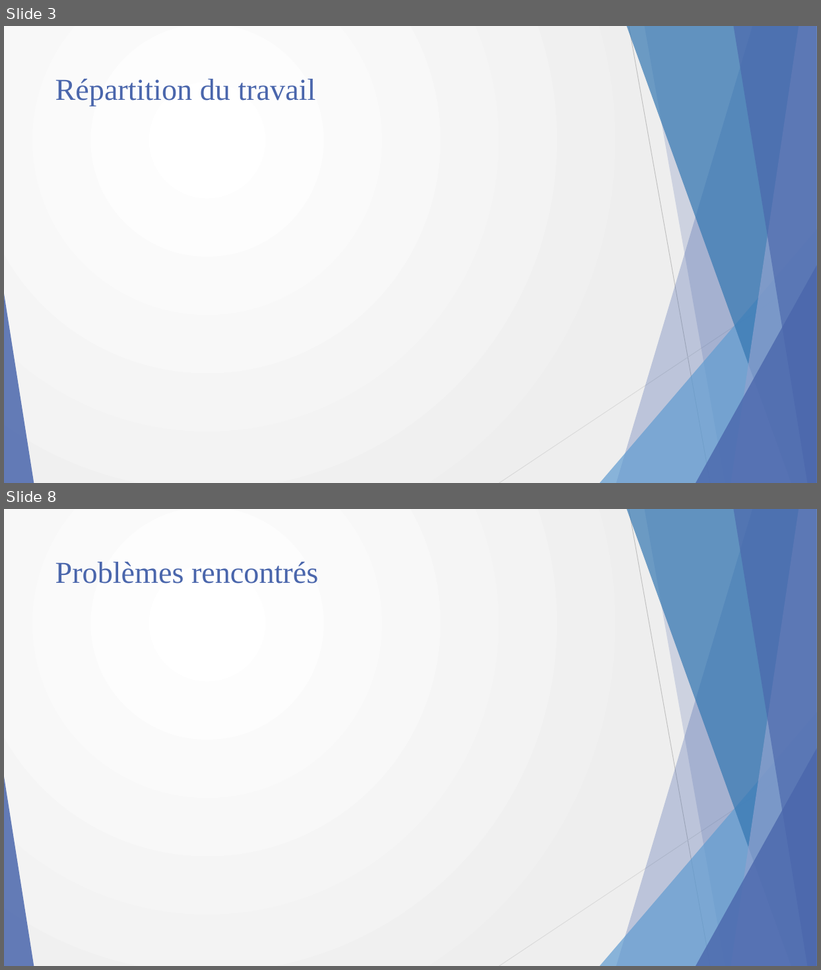
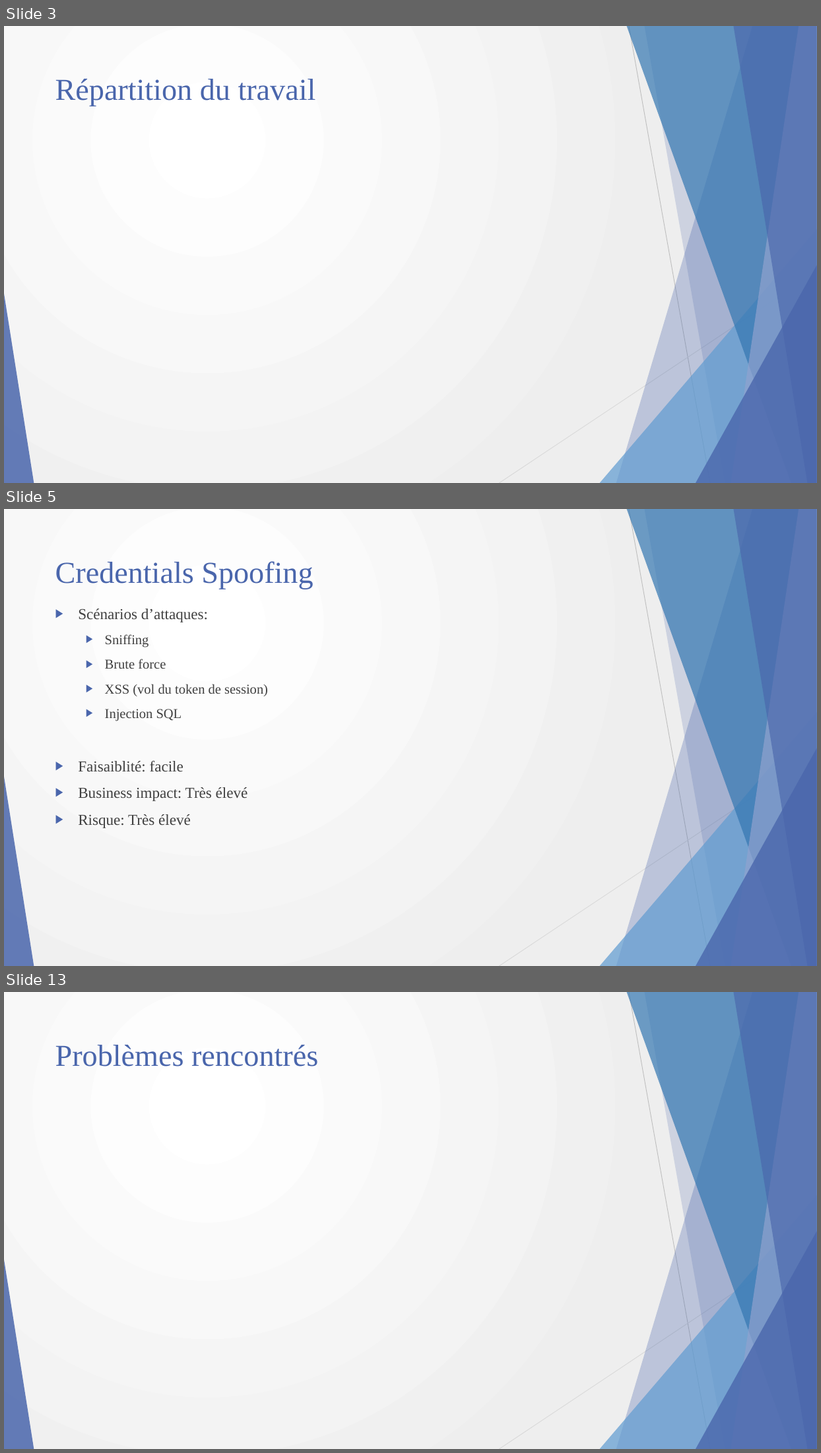
Before and after one commit to DDejviDD/STI-Project2, a slide deck: presentation.pptx. Shown one above the other, each under a label of ours: slides 3 and 8 before the commit, slides 3, 5 and 13 after it; the slides between them are not shown. The pictures are 821x970 and 821x1453 pixels, drawn with LibreOffice and Linux fonts; fonts in the diff are those of the drawing. Boxes give left, top, right and bottom in pixels: in the first picture for what was removed or moved away, otherwise in the second. Text is boxed around its words. In the diff, an @@ line names an element or a change of style, - is before the commit and + after.

```diff
--- a/presentation.pptx
+++ b/presentation.pptx
@@ slide 5 added at (x1=4, y1=509, x2=817, y2=966), background gradient #FFFFFF to #EEEEEE; not listed: 10 template elements that a slide beside it also shows @@
@@ title added at (x1=55, y1=561, x2=313, y2=589), 36 pt, text #4A66AC @@
+Credentials Spoofing
@@ text added at (x1=78, y1=609, x2=268, y2=828), 18 pt, text #404040 @@
+▶ Scénarios d’attaques:
+  ▶ Sniffing
+  ▶ Brute force
+  ▶ XSS (vol du token de session)
+  ▶ Injection SQL
+▶ Faisaiblité: facile
+▶ Business impact: Très élevé
+▶ Risque: Très élevé
@@ what was slide 8 is now slide 13 @@
```
Also in this commit, not shown: 3 slides changed, 5 other slides added, 1 slide removed, 1 other file.
